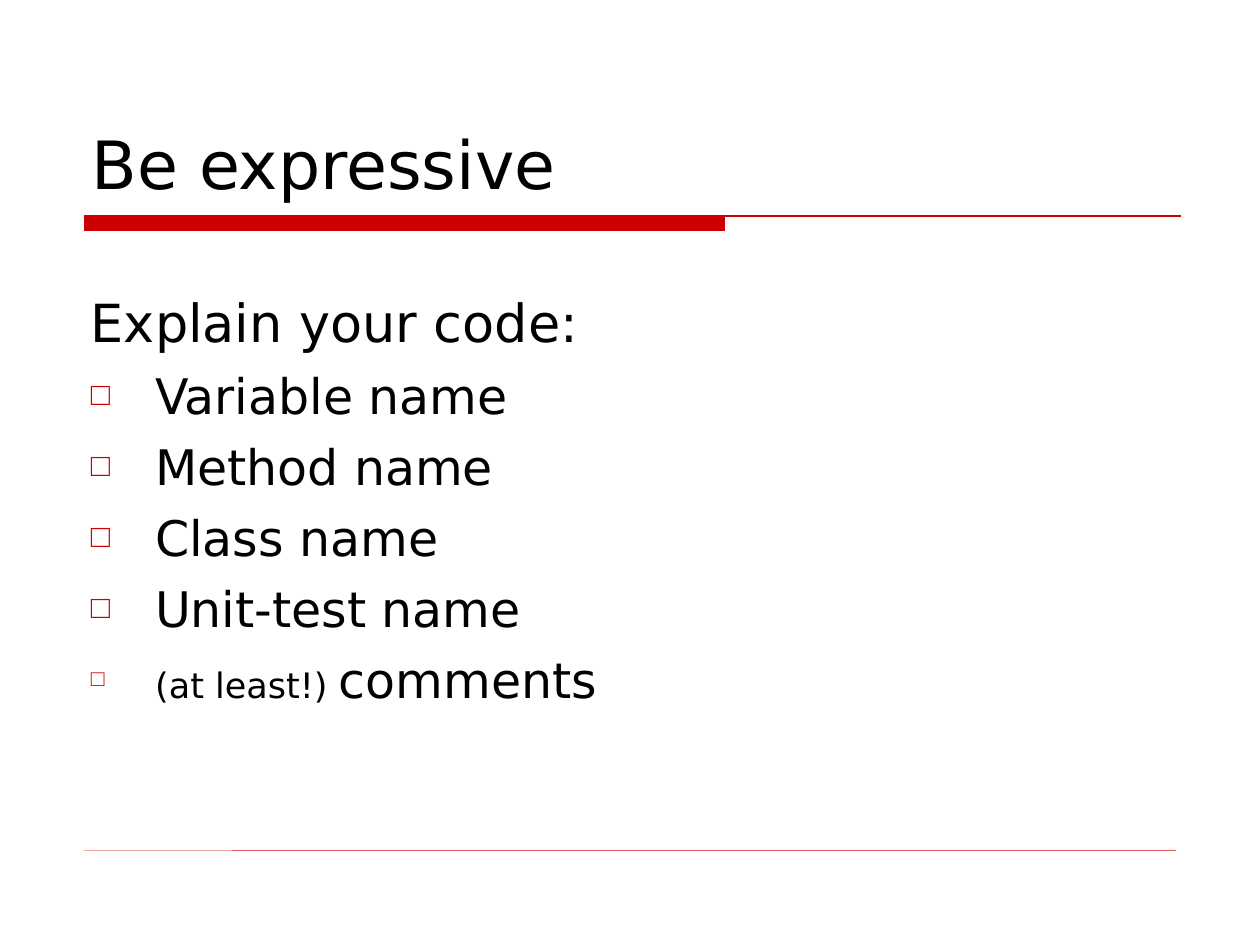
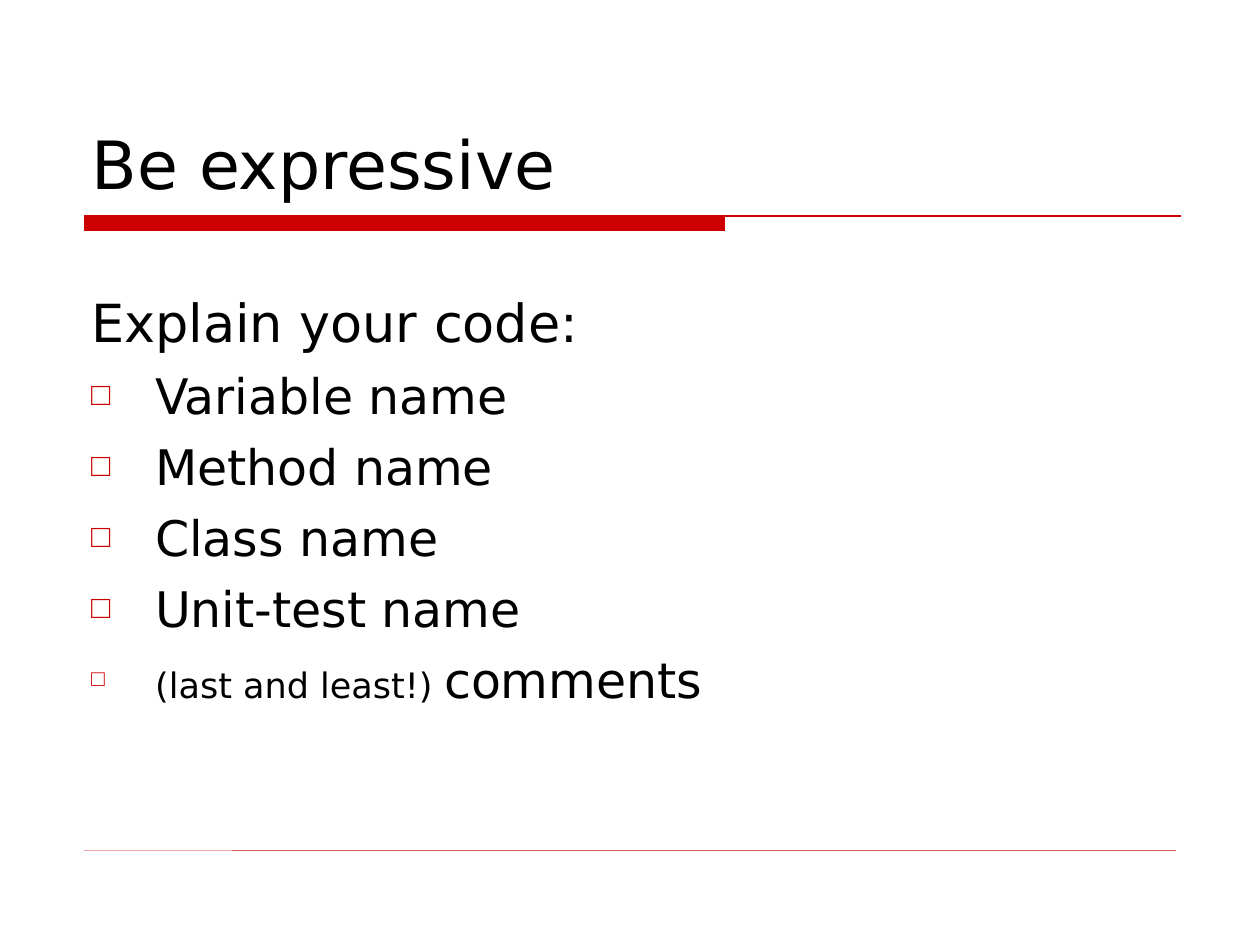
Before and after one commit to asolntsev/presentations, a slide deck: slide 13 of wtf-code/WTF_code.topconf.en.ppt. Drawn at 1260x945 pixels with LibreOffice and Linux fonts; fonts in the diff are those of the drawing; background and template pictures are left out. Boxes give left, top, right and bottom in pixels: in the first picture for what was removed or moved away, otherwise in the second. Text is boxed around its words. In the diff, an @@ line names an element or a change of style, - is before the commit and + after.

```diff
--- a/wtf-code/WTF_code.topconf.en.ppt
+++ b/wtf-code/WTF_code.topconf.en.ppt
@@ text at <box>155,663,702,703</box>: text changed @@
-□ (at least!) comments
+□ (last and least!) comments
```
Also in this commit, not shown: 5 other slides changed, 1 slide removed.
